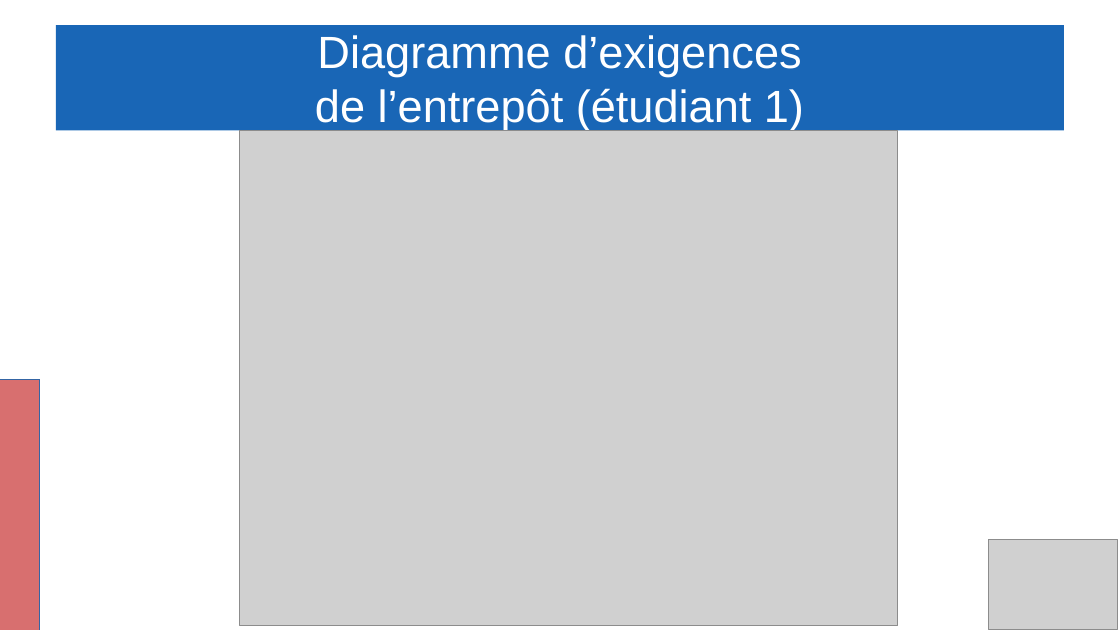
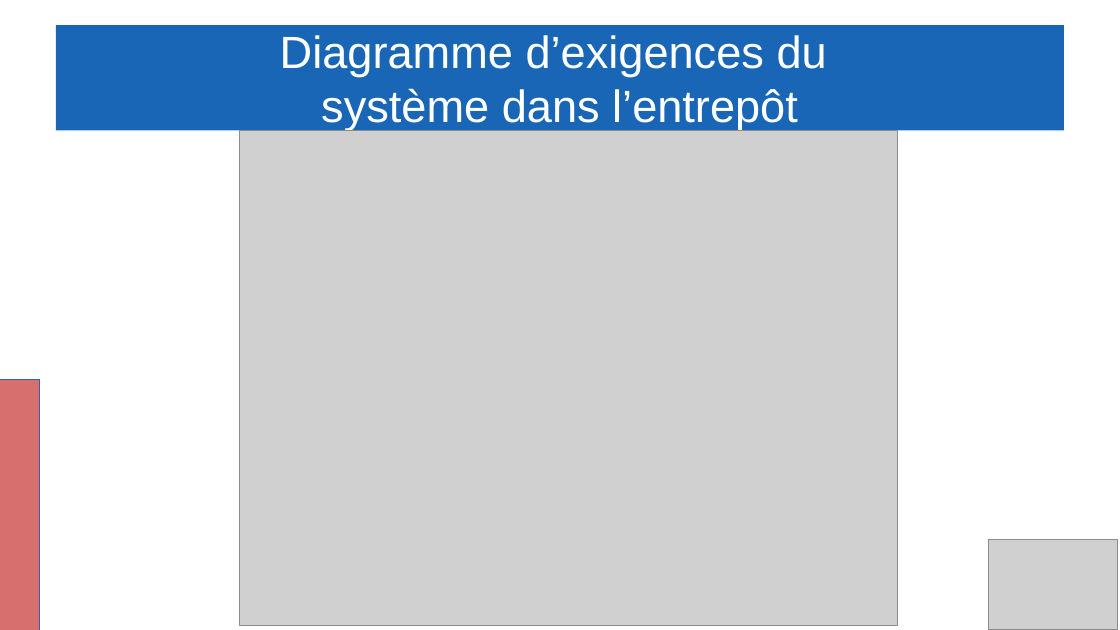
Before and after one commit to Gabin221/Tracking-BLE-documents, a slide deck: slide 14 of Revues/Revues2/Gabin/presentation_gabin.odp. Drawn at 1120x630 pixels with LibreOffice and Linux fonts; fonts in the diff are those of the drawing; grey boxes stand for pictures. Boxes give left, top, right and bottom in pixels: in the first picture for what was removed or moved away, otherwise in the second. Text is boxed around its words. In the diff, an @@ line names an element or a change of style, - is before the commit and + after.

```diff
--- a/Revues/Revues2/Gabin/presentation_gabin.odp
+++ b/Revues/Revues2/Gabin/presentation_gabin.odp
@@ title at (x1=280, y1=35, x2=827, y2=131): text changed @@
-Diagramme d’exigences
-de l’entrepôt (étudiant 1)
+Diagramme d’exigences du
+système dans l’entrepôt
```
Also in this commit, not shown: 3 other slides changed, 1 other file.
